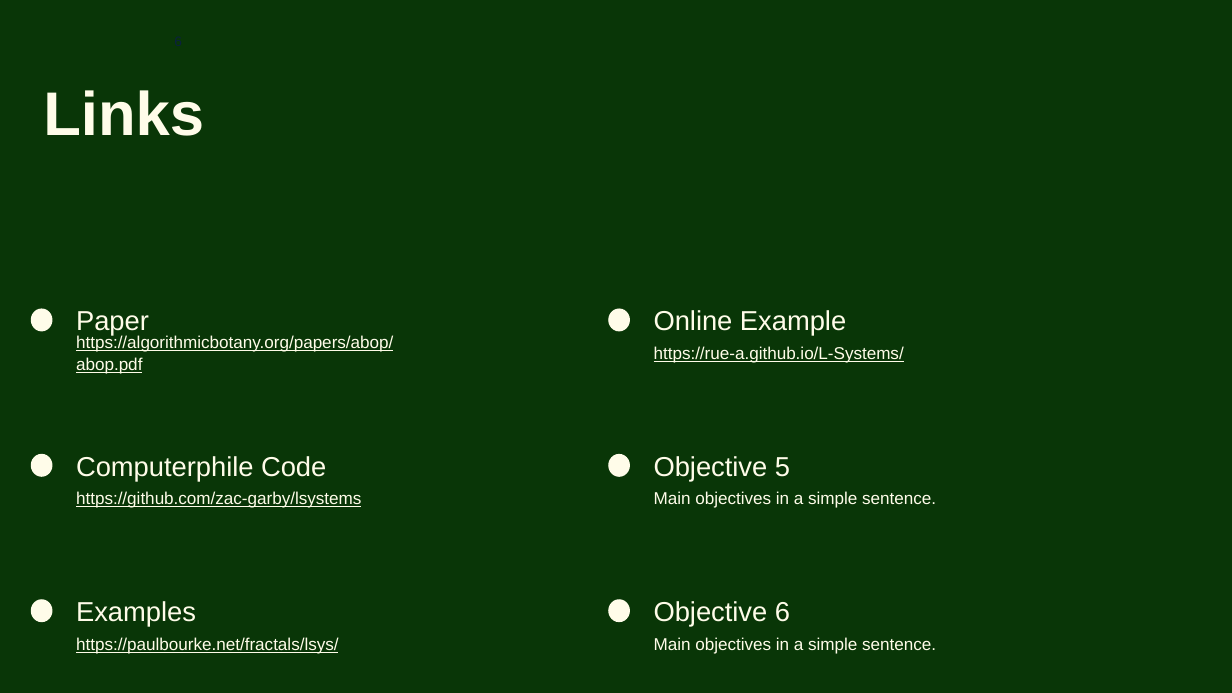
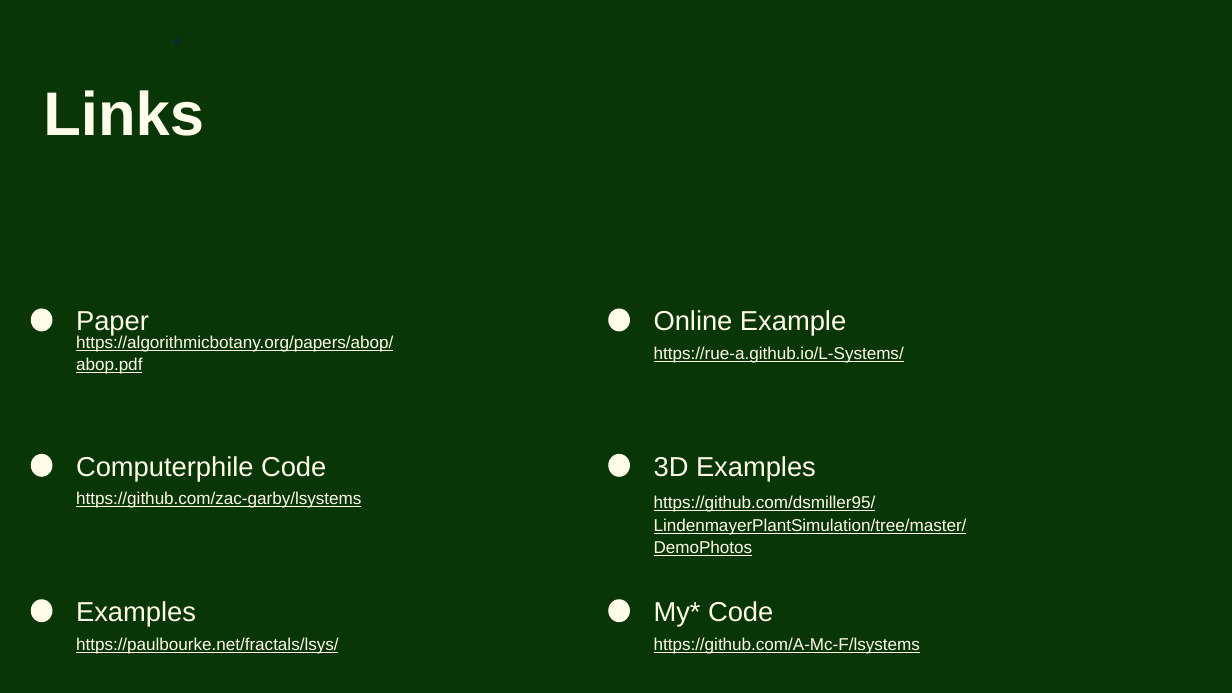
Before and after one commit to A-Mc-F/lsystems, a slide deck: slide 6 of L-Systems, Fractals and Plants.pptx. Drawn at 1232x693 pixels with LibreOffice and Linux fonts; fonts in the diff are those of the drawing. Boxes give left, top, right and bottom in pixels: in the first picture for what was removed or moved away, otherwise in the second. Text is boxed around its words. In the diff, an @@ line names an element or a change of style, - is before the commit and + after.

Commit message:
Update PP

```diff
--- a/L-Systems, Fractals and Plants.pptx
+++ b/L-Systems, Fractals and Plants.pptx
@@ subtitle at [654, 456, 816, 482]: text changed @@
-Objective 5
+3D Examples
@@ text at [654, 495, 967, 556]: text changed @@
-Main objectives in a simple sentence.
+https://github.com/dsmiller95/LindenmayerPlantSimulation/tree/master/DemoPhotos
@@ subtitle at [654, 601, 773, 627]: text changed @@
-Objective 6
+My* Code
@@ text at [654, 637, 920, 654]: text changed @@
-Main objectives in a simple sentence.
+https://github.com/A-Mc-F/lsystems
```
